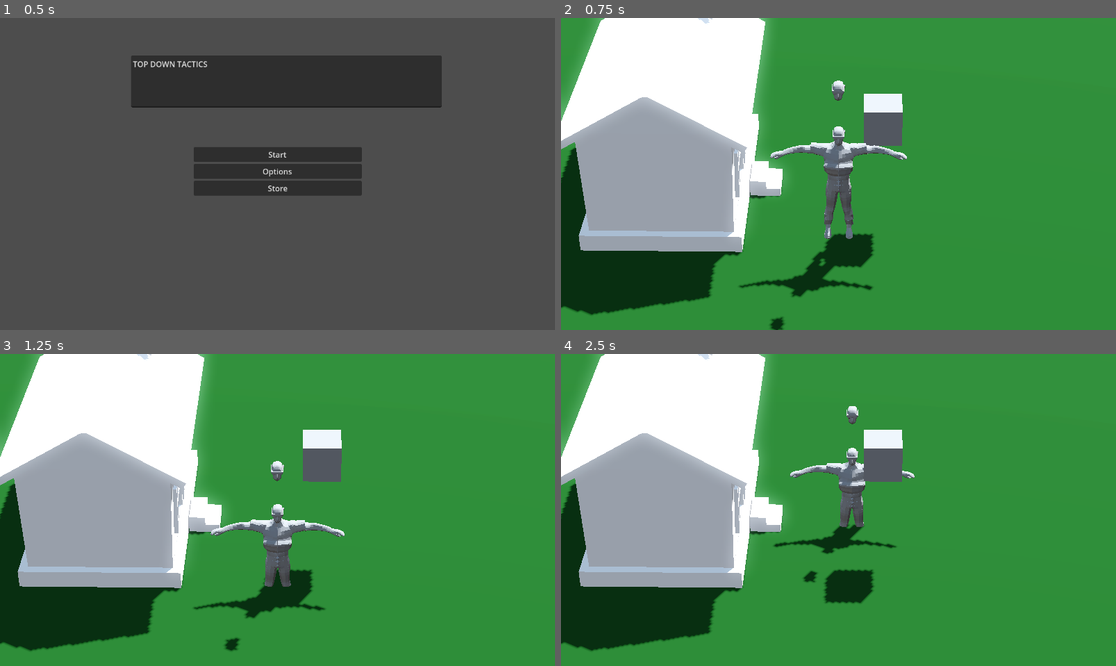
Above: before the commit, frames 1-4 (two rows, left to right).
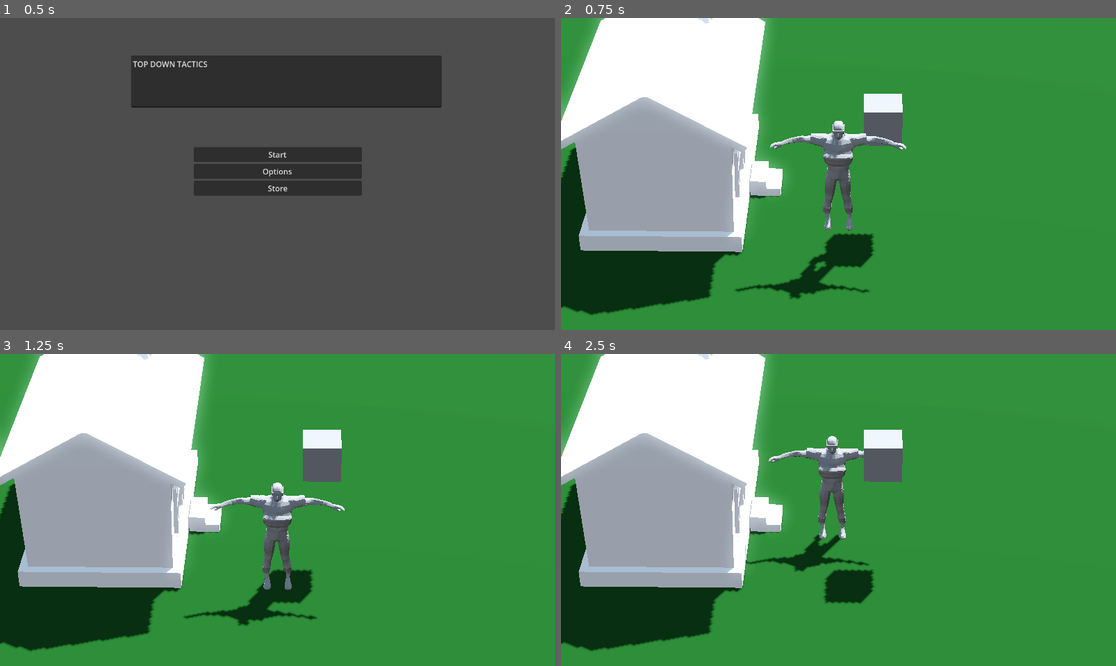
Above: after the commit, the same moments.

Repository: SonnieBays/Digi-game-thingiabob
Game: Godot game, scene res://menu.tscn
The game is run twice, just before and just after one commit, with the same random seed, the same clock (stepped at 60 frames per second) and the same inputs.
Inputs (mouse positions are in pixels of both pictures, inside the frame that each line leads up to):
- Up to frame 1 (0.5 s): no input
- Up to frame 2 (0.75 s): click "Start" at 0.5 s
- Up to frame 3 (1.25 s): no input
- Up to frame 4 (2.5 s): move the mouse to (960, 494) at 1.27 s; hold Right (ui_right) 1.28-2.03 s; click (960, 494) at 1.35 s; move the mouse to (727, 525) at 2.02 s; hold Down (ui_down) from 2.03 s (still down); click (727, 525) at 2.1 s

Frame 1 is identical in both runs. In frame 2, 2.7% of the frame differs, in the area x 31-63%, y 20-100%; in frame 3, 3.1%; in frame 4, 3.3%, in the area x 33-64%, y 16-74%.

Commit message:
fixed collision

Diff:
--- a/world.tscn
+++ b/world.tscn
@@ -3,7 +3,7 @@
 [ext_resource type="Script" path="res://world.gd" id="1_h4i3v"]
 [ext_resource type="Script" path="res://PlayerManager.gd" id="1_t54i8"]
 [ext_resource type="ArrayMesh" uid="uid://drx4rhpmwpjaq" path="res://head.obj" id="3_j62w7"]
-[ext_resource type="ArrayMesh" uid="uid://bk0hrrywqf8ua" path="res://person assembled.obj" id="3_rk7ga"]
+[ext_resource type="ArrayMesh" uid="uid://3aaq5s3eucwf" path="res://person assembled headless.obj" id="4_ack3d"]
 [ext_resource type="PackedScene" uid="uid://qwmqiygehbj4" path="res://hows.glb" id="4_n8i8h"]
 
 [sub_resource type="ProceduralSkyMaterial" id="ProceduralSkyMaterial_mjs4l"]
@@ -70,13 +70,15 @@
 navigation_agent = NodePath("NavigationAgent3D")
 
 [node name="Head" type="MeshInstance3D" parent="Player"]
-transform = Transform3D(1, 0, 0, 0, 1, 0, 0, 0, 1, 2.08165e-12, 1.598, 0.539765)
+transform = Transform3D(0.996151, 0, 0, 0, 0.996151, 0, 0, 0, 0.996151, -0.00475407, 0.172962, 0.00262618)
 mesh = ExtResource("3_j62w7")
 
 [node name="Body" type="MeshInstance3D" parent="Player"]
-mesh = ExtResource("3_rk7ga")
+transform = Transform3D(1, 0, 0, 0, 1, 0, 0, 0, 1, -0.00475407, 0.290716, 0.00291991)
+mesh = ExtResource("4_ack3d")
 
 [node name="CollisionShape3D" type="CollisionShape3D" parent="Player"]
+transform = Transform3D(1, 0, 0, 0, 1, 0, 0, 0, 1, 0, -0.477491, 0)
 shape = SubResource("CapsuleShape3D_v07f2")
 
 [node name="NavigationAgent3D" type="NavigationAgent3D" parent="Player"]
